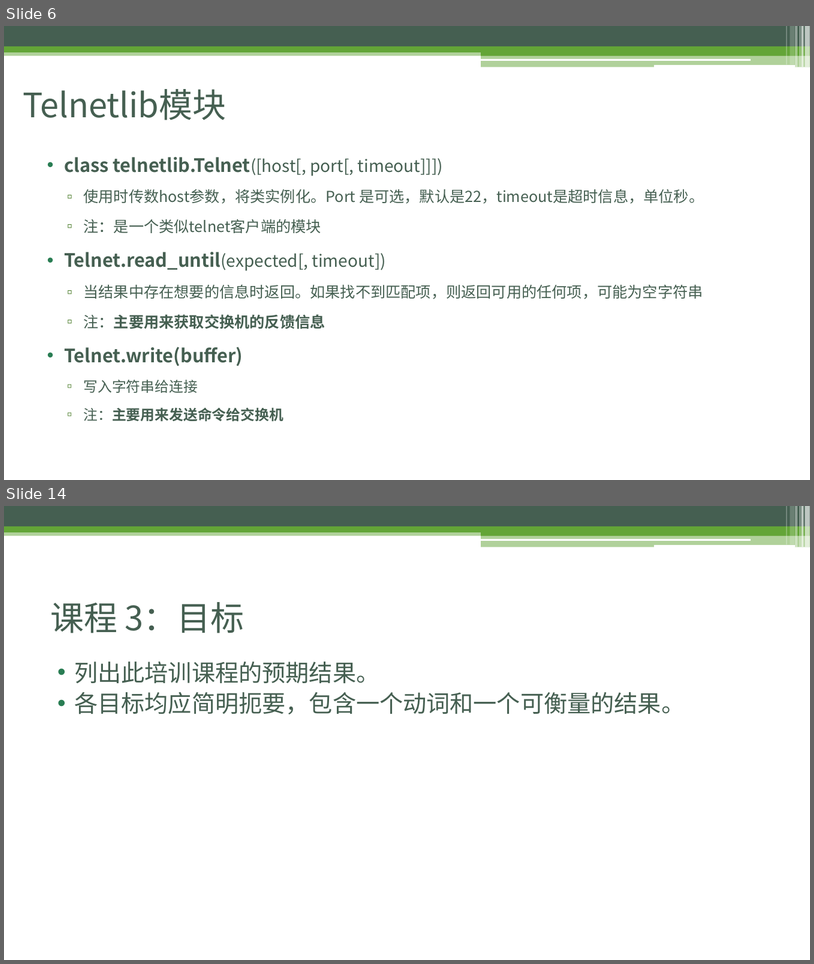
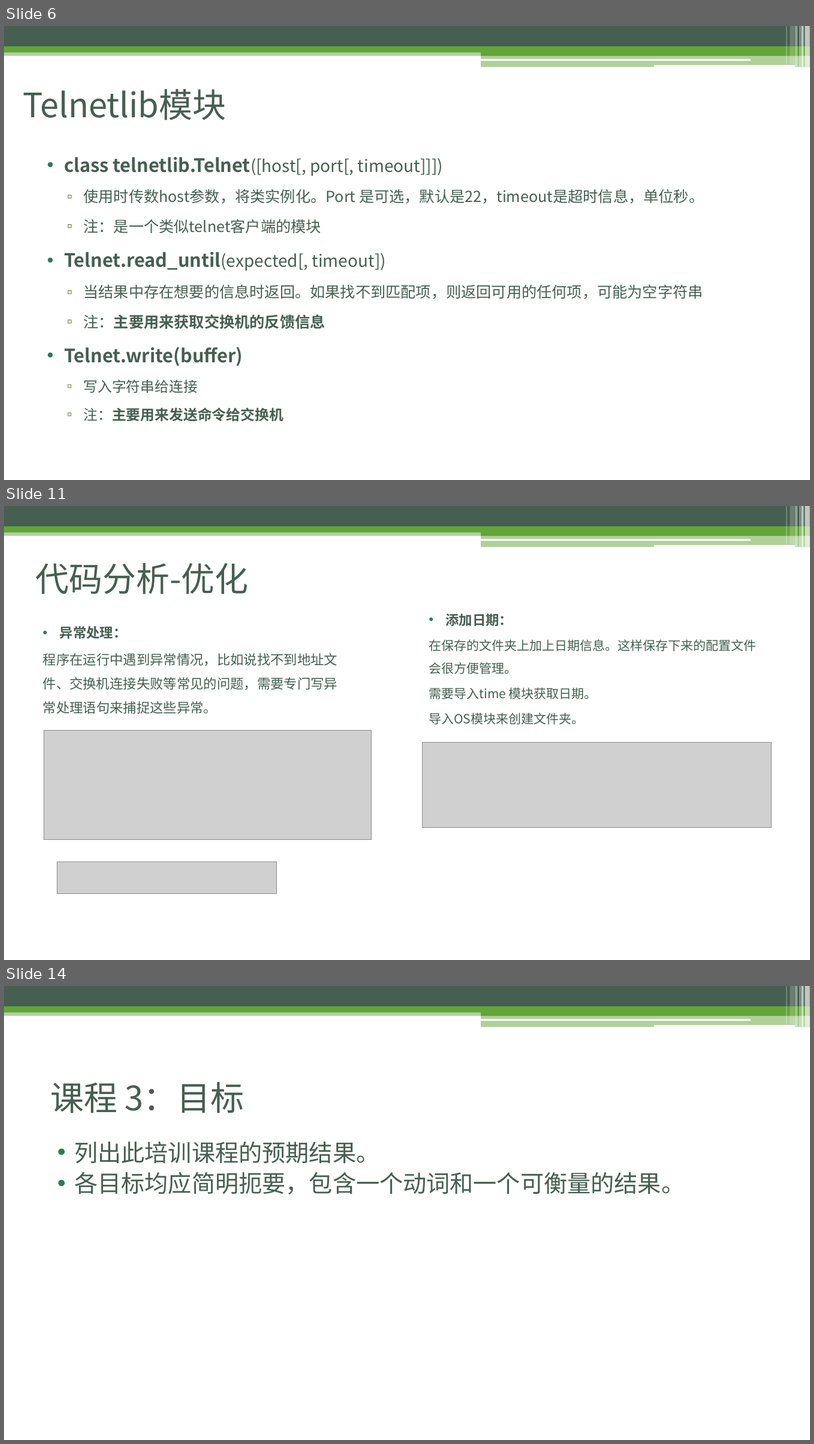
Before and after one commit to ladesiji/git, a slide deck: Python3.pptx. Shown one above the other, each under a label of ours: slides 6 and 14 before the commit, slides 6, 11 and 14 after it; the slides between them are not shown. The pictures are 814x964 and 814x1444 pixels, drawn with LibreOffice and Linux fonts; fonts in the diff are those of the drawing; grey boxes stand for pictures. Boxes give left, top, right and bottom in pixels: in the first picture for what was removed or moved away, otherwise in the second. Text is boxed around its words. In the diff, an @@ line names an element or a change of style, - is before the commit and + after.

```diff
--- a/Python3.pptx
+++ b/Python3.pptx
@@ slide 11 added at box(4, 506, 810, 960), background #FFFFFF; not listed: 13 template elements that a slide beside it also shows @@
@@ title added at box(36, 563, 249, 594), 40 pt, text #455F51 @@
+代码分析-优化
@@ text added at box(429, 613, 756, 724), 15 pt, text #455F51 @@
+• 添加日期：
+在保存的文件夹上加上日期信息。这样保存下来的配置文件会很方便管理。
+需要导入time 模块获取日期。
+导入OS模块来创建文件夹。
@@ text added at box(43, 626, 338, 714), 16 pt, text #455F51 @@
+• 异常处理：
+程序在运行中遇到异常情况，比如说找不到地址文件、交换机连接失败等常见的问题，需要专门写异常处理语句来捕捉这些异常。
@@ picture added at box(44, 730, 372, 840) @@
@@ picture added at box(423, 742, 772, 827) @@
@@ picture added at box(57, 862, 277, 893) @@
```
Also in this commit, not shown: 4 slides changed, 3 other slides added, 4 slides removed.
